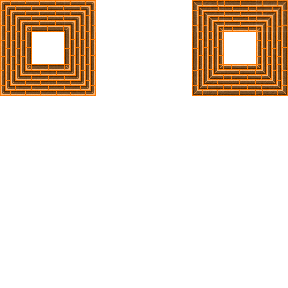
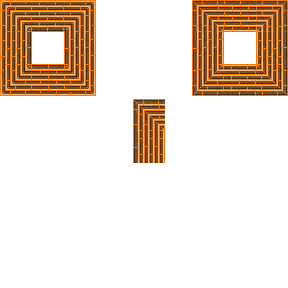
Before/after of a 288px x 288px layered artwork. What changed in the layer stack:
added layer "Right Down copy 5" above "Right Down copy 3" over [133, 99, 165, 131]
painted on "Right Down copy 3" over [223, 0, 224, 32]
added layer "Right copy" above "Right" over [133, 131, 165, 163]
